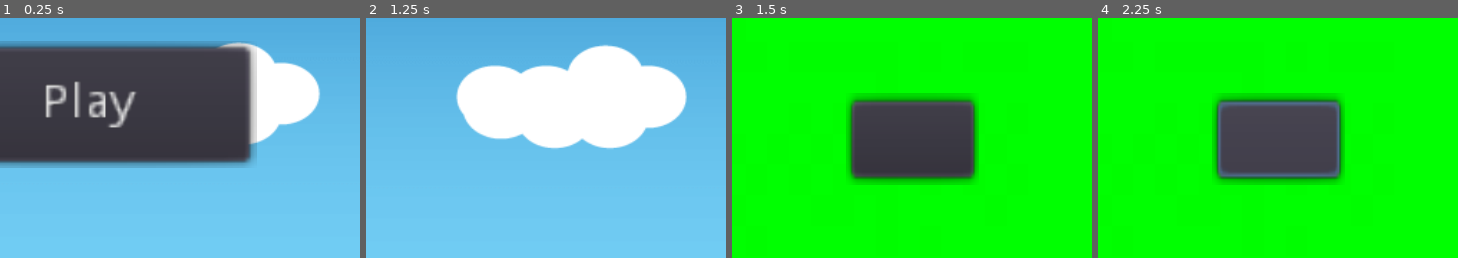
Above: before the commit, frames 1-4 (left to right).
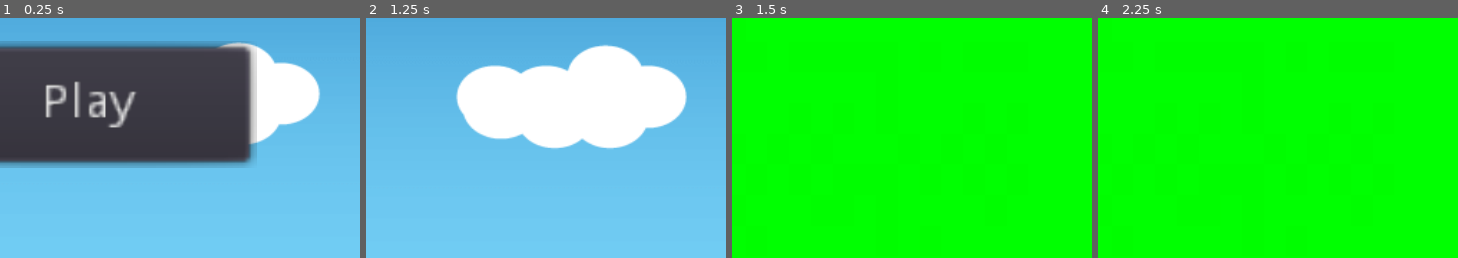
Above: after the commit, the same moments.

Repository: extreme-coder/battlechicken
Game: Godot game, scene res://startScreen.tscn
Two runs of this game, one before a commit and one after it. Both use one fixed random seed, a clock stepped at 60 frames per second and the inputs below.
Inputs (mouse positions are % of the whole screen's width and height, from its top left):
- Up to frame 1 (0.25 s): no input
- Up to frame 2 (1.25 s): click "Play" at 0.5 s
- Up to frame 3 (1.5 s): click "Chicken Quarters" at 1.25 s
- Up to frame 4 (2.25 s): click (61, 60) at 2.02 s
The pictures show only the part of the screen within x 36-86%, y 35-85%; the shares and areas given below are measured in that part.

Frames 1-2 are identical in both runs. In frame 3, 14% of the frame differs, in the area x 31-69%, y 31-70%; in frame 4, 14%.

Commit message:
fixed errors w/ cluckbuck generation

Diff:
--- a/Training Grounds.gd
+++ b/Training Grounds.gd
@@ -13,8 +13,3 @@
 	get_node("Label").set_text(str(CluckBucks))# Called every frame. Delta is time since last frame.
 	CluckBucks += 1
 	pass
-
-
-func _on_Button_pressed():
-
-	pass # replace with function body
--- a/Training Grounds.tscn
+++ b/Training Grounds.tscn
@@ -29,27 +29,3 @@
 percent_visible = 1.0
 lines_skipped = 0
 max_lines_visible = -1
-
-[node name="Button" type="Button" parent="." index="1"]
-
-anchor_left = 0.0
-anchor_top = 0.0
-anchor_right = 0.0
-anchor_bottom = 0.0
-margin_right = 45.0
-margin_bottom = 20.0
-rect_pivot_offset = Vector2( 0, 0 )
-rect_clip_content = false
-focus_mode = 2
-mouse_filter = 0
-mouse_default_cursor_shape = 0
-size_flags_horizontal = 1
-size_flags_vertical = 1
-toggle_mode = false
-enabled_focus_mode = 2
-shortcut = null
-group = null
-flat = false
-align = 1
-
-[connection signal="pressed" from="Button" to="." method="_on_Button_pressed"]
